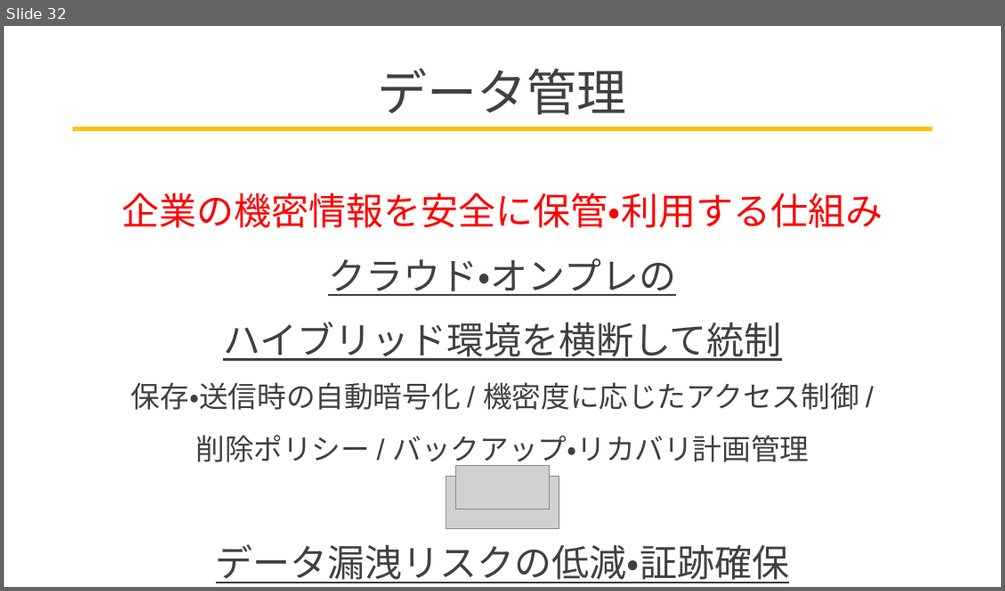
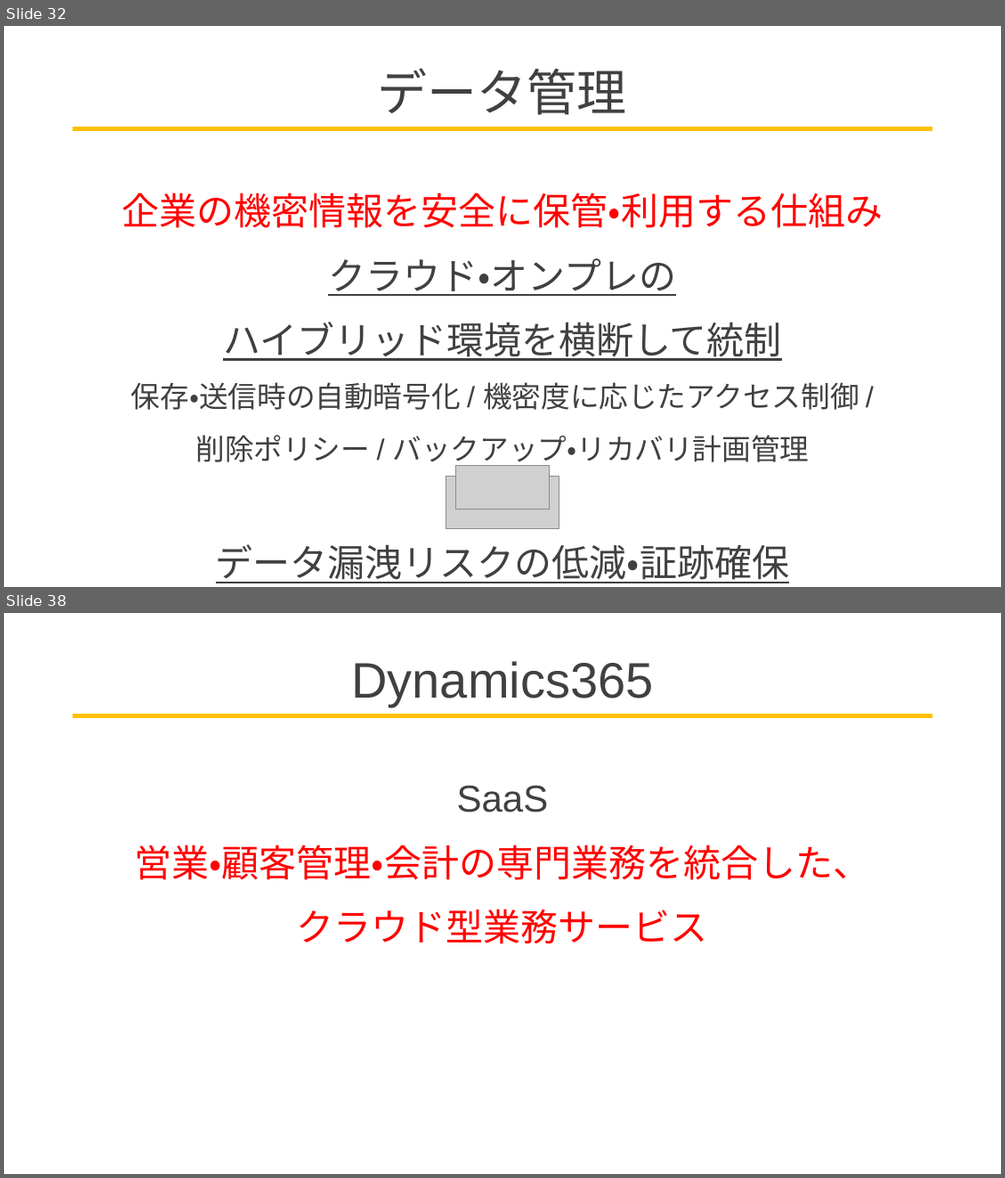
Before and after one commit to AeolusSoul/memo, a slide deck: 1-MSとは.pptx. Shown one above the other, each under a label of ours: slide 32 before the commit, slides 32 and 38 after it; the slides between them are not shown. The pictures are 1005x591 and 1005x1178 pixels, drawn with LibreOffice and Linux fonts; fonts in the diff are those of the drawing; grey boxes stand for pictures. Boxes give left, top, right and bottom in pixels: in the first picture for what was removed or moved away, otherwise in the second. Text is boxed around its words. In the diff, an @@ line names an element or a change of style, - is before the commit and + after.

```diff
--- a/1-MSとは.pptx
+++ b/1-MSとは.pptx
@@ slide 38 added at [4,613,1001,1174], background #FFFFFF; not listed: 1 template element that a slide beside it also shows @@
@@ title added at [351,661,653,706], 48 pt, text #404040 @@
+Dynamics365
@@ text added at [135,785,871,944], 36 pt, text #FF0000 @@
+SaaS
+営業・顧客管理・会計の専門業務を統合した、
+クラウド型業務サービス
```
Also in this commit, not shown: 3 slides changed, 19 other slides added, 1 slide removed.
